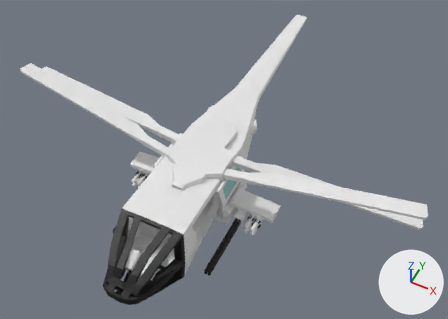
An edit to the Blender file space/dragonfly/Assets/dragonflymodern.blend, drawn before and after from the same camera.
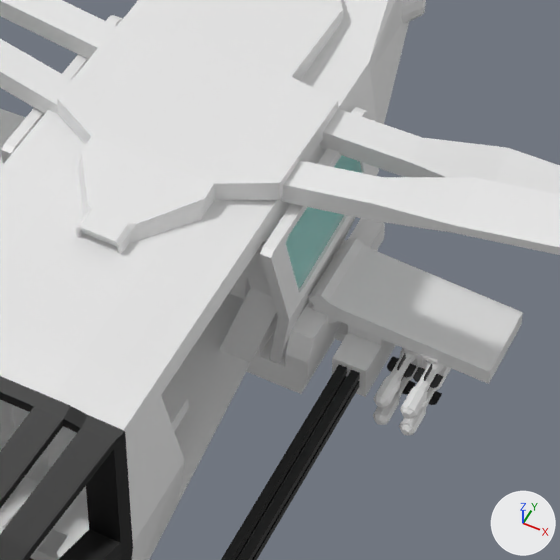
The first picture shows the older version from a 50 mm camera at (2.85, -3.5, 7.62) aimed at (0.1, 1.98, 0.76). The close-ups show both versions on the part from 34% to 65% of the width and 41% to 83% of the height of that picture. Every picture has the same lights, and +X, +Y and +Z are marked at lower right. Both versions are drawn at frame 10 of the action 'door_leftAction'; the numbers are the values there.

The first close-up shows 'Cube.016', 'Cube.041', 'Cube.058', 'Cube.059', 'Cube.061', 'backblade', 'backblade.001', 'barrel', 'cockpitframe', 'door_left', 'door_right', 'forwardblade', 'forwardblade.001'.
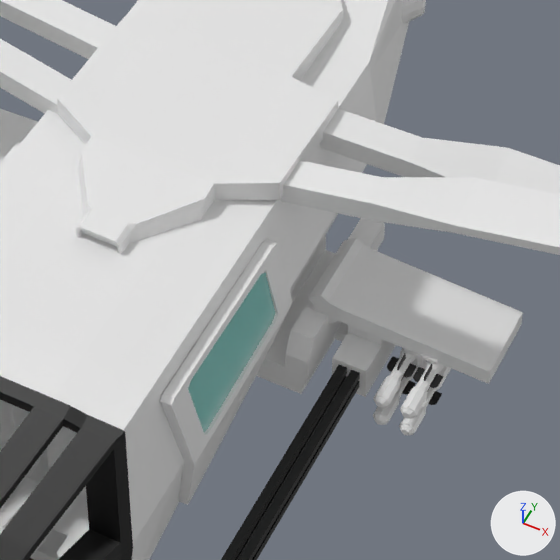
Boxes (x1, y1, x2, y2) around the edits, measured in the close-ups (560 x 560 px):
'door_left', moved
    before: (260, 107, 379, 363)
    after: (160, 239, 293, 505)
'Cube.059', moved
    before: (286, 155, 362, 289)
    after: (188, 272, 275, 432)
'door_right', moved
    before: (1, 15, 122, 164)
    after: (0, 142, 20, 168)

What the commit changed:
Object 'door_left' (ob_door_left) moves from (0.042, 1.767, 0.93) to (0.031, 1.119, 0.93).
Object 'door_right' (ob_door_right) moves from (-0.04, 1.778, 0.93) to (-0.03, 1.119, 0.93).
